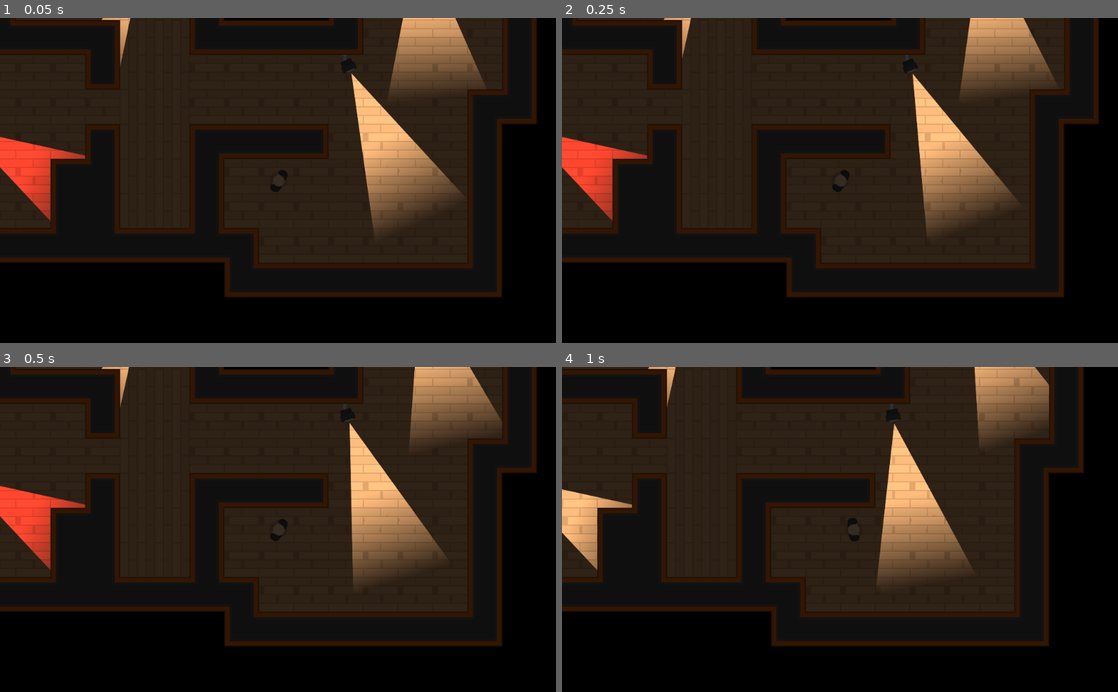
Above: before the commit, frames 1-4 (two rows, left to right).
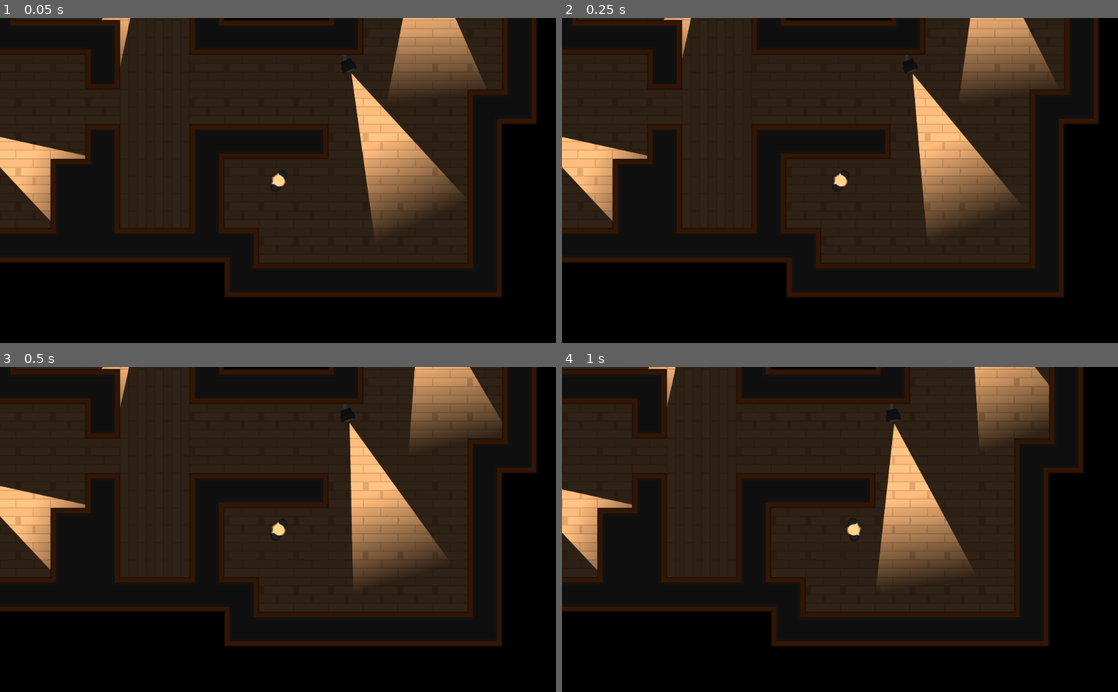
Above: after the commit, the same moments.

Repository: oboshape-godot/4-Heist-Meisters-3.2
Game: Godot game, scene res://Scenes/Levels/TemplateLevel.tscn
Same seed, same stepped clock (60 frames per second), same inputs: the game is played once before the commit and once after it.
Inputs (mouse positions are in pixels of both pictures, inside the frame that each line leads up to):
- Up to frame 1 (0.05 s): no input
- Up to frame 2 (0.25 s): no input
- Up to frame 3 (0.5 s): no input
- Up to frame 4 (1 s): move the mouse to (962, 513) at 0.52 s; hold D (move_right) from 0.53 s (still down)

The runs differ from the first frame. In frame 1, 1.7% of the frame differs, in the area x 0-52%, y 36-63%; in frame 2, 1.7%; in frame 3, 1.7%; in frame 4, less than 0.1%.

Commit message:
Added LOS Distance

Diff:
--- a/Scenes/Characters/NPCs/SecurityCamera.tscn
+++ b/Scenes/Characters/NPCs/SecurityCamera.tscn
@@ -36,7 +36,7 @@
 
 [node name="CameraBody" type="KinematicBody2D" parent="."]
 collision_layer = 4
-collision_mask = 0
+collision_mask = 3
 script = ExtResource( 5 )
 
 [node name="Sprite" type="Sprite" parent="CameraBody"]
@@ -48,6 +48,7 @@
 [node name="CollisionShape2D" type="CollisionShape2D" parent="CameraBody"]
 visible = false
 shape = SubResource( 1 )
+disabled = true
 
 [node name="Torch" parent="CameraBody" instance=ExtResource( 3 )]
 position = Vector2( 0, 0 )
--- a/Scenes/Characters/Player.tscn
+++ b/Scenes/Characters/Player.tscn
@@ -5,7 +5,7 @@
 [ext_resource path="res://Scripts/Player.gd" type="Script" id=3]
 
 [node name="Player" instance=ExtResource( 1 )]
-collision_mask = 2
+collision_mask = 6
 script = ExtResource( 3 )
 
 [node name="Sprite" parent="." index="0"]
@@ -16,5 +16,4 @@
 use_parent_material = true
 
 [node name="Light2D" type="Light2D" parent="." index="3"]
-visible = false
 texture = ExtResource( 2 )
--- a/Scenes/Levels/TemplateLevel.tscn
+++ b/Scenes/Levels/TemplateLevel.tscn
@@ -9,9 +9,10 @@
 [node name="CanvasModulate" type="CanvasModulate" parent="."]
 color = Color( 0.215686, 0.207843, 0.207843, 1 )
 
-[node name="Walls" type="TileMap" parent="."]
+[node name="Tilemap" type="TileMap" parent="."]
 tile_set = ExtResource( 1 )
 collision_layer = 2
+collision_mask = 6
 format = 1
 tile_data = PoolIntArray( 0, 1, 0, 1, 1, 2, 2, 1, 2, 3, 1, 2, 4, 1, 2, 5, 1, 3, 6, 1, 2, 7, 1, 2, 8, 1, 1, 11, 1, 0, 12 …(2731 unchanged characters)…
 
--- a/Scripts/PlayerDetection.gd
+++ b/Scripts/PlayerDetection.gd
@@ -1,6 +1,7 @@
 extends TemplateCharacter
 
 const FOV_TOLERANCE = 20
+const MAX_DETECTION_DISTANCE = 350
 const RED = Color (1, 0.25, 0.25)
 const WHITE = Color (1, 1, 1)
 
@@ -9,14 +10,32 @@
 func _ready():
 	_Player = get_node("/root").find_node("Player",true,false)
 
-func _process(_delta):
-	Player_in_FOV()
+func _process(_delta) -> void:
+	if Player_in_FOV() and Player_in_LOS():
+		$Torch.color = RED
+	else:
+		$Torch.color = WHITE
 
 
-func Player_in_FOV():
+func Player_in_FOV() -> bool:
 	var npc_facing_direction = Vector2(1,0).rotated(global_rotation)
 	var direction_to_Player = (_Player.position - global_position).normalized()
 	if abs(direction_to_Player.angle_to(npc_facing_direction)) < deg2rad(FOV_TOLERANCE):
-		$Torch.color = RED
+		return true
 	else:
-		$Torch.color = WHITE
+		return false
+
+func Player_in_LOS() -> bool:
+	var space = get_world_2d().direct_space_state
+	var LOS_obstacle = space.intersect_ray(global_position, _Player.global_position, [self], collision_mask)
+
+	if not LOS_obstacle:
+		return false
+
+	var distance_to_player = _Player.global_position.distance_to(global_position)
+	var player_in_range = distance_to_player < MAX_DETECTION_DISTANCE
+
+	if LOS_obstacle.collider == _Player and player_in_range:
+		return true
+	else:
+		return false
--- a/project.godot
+++ b/project.godot
@@ -80,8 +80,8 @@
 [layer_names]
 
 2d_physics/layer_1="Player"
-2d_physics/layer_2="Walls"
-2d_physics/layer_3="SecurityCameras"
+2d_physics/layer_2="Tilemap"
+2d_physics/layer_3="NPC"
 
 [rendering]
 
